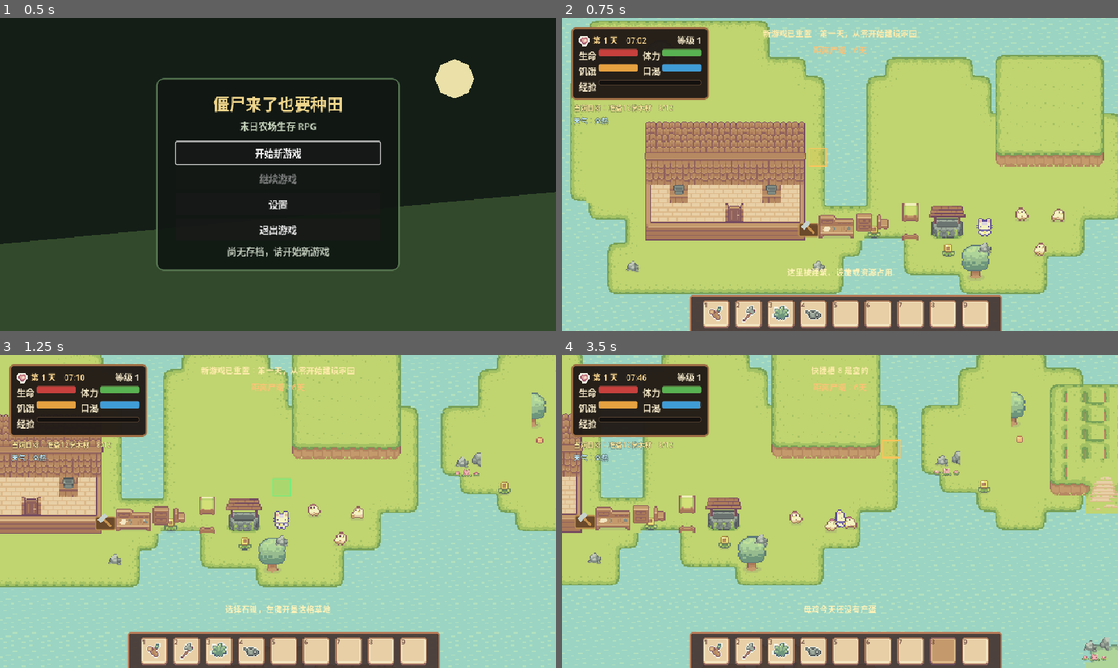
Above: before the commit, frames 1-4 (two rows, left to right).
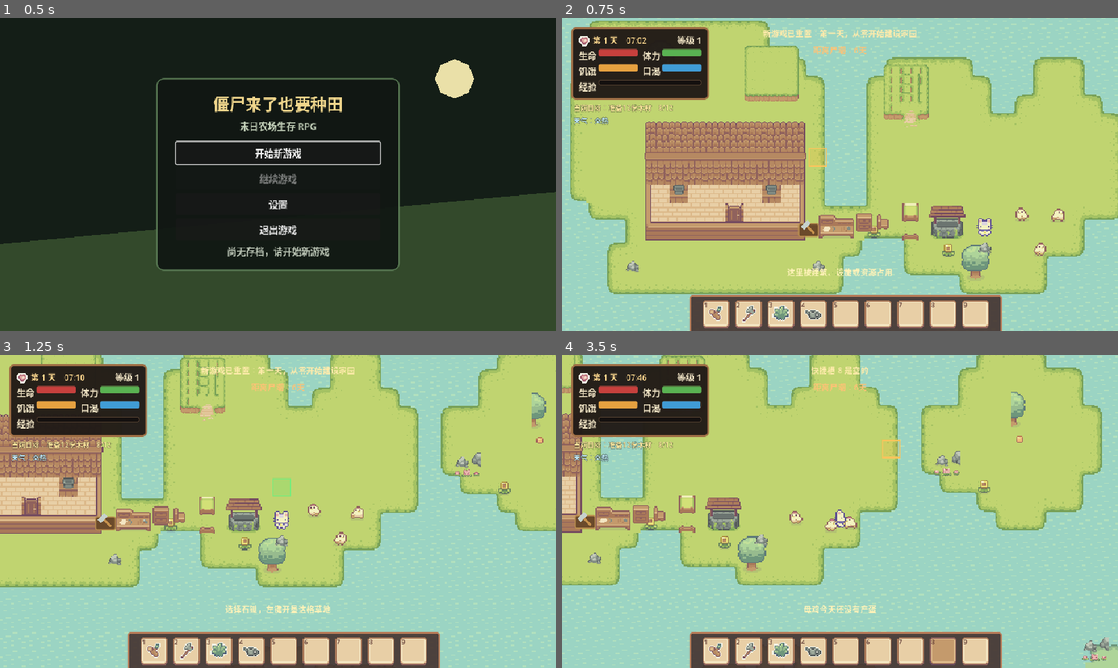
Above: after the commit, the same moments.

Repository: fanfanhappy/zombie-farm-survival
Game: Godot game, scene res://scenes/ui/main_menu.tscn
Two runs of this game, one before a commit and one after it. Both use one fixed random seed, a clock stepped at 60 frames per second and the inputs below.
Inputs (mouse positions are in pixels of both pictures, inside the frame that each line leads up to):
- Up to frame 1 (0.5 s): no input
- Up to frame 2 (0.75 s): click "开始新游戏" at 0.5 s
- Up to frame 3 (1.25 s): no input
- Up to frame 4 (3.5 s): move the mouse to (962, 495) at 1.27 s; hold D (move_right) 1.28-2 s; hold X (dismantle_structure) 1.28-2 s; click (962, 495) at 1.42 s; drag from (728, 527) to (812, 574) at 2.02 s; move the mouse to (895, 442) at 2.77 s; hold D (move_right) from 2.78 s (still down); tap 8 (hotbar_slot_8) at 2.85 s

Frame 1 is identical in both runs. In frame 2, 4.7% of the frame differs, in the area x 32-98%, y 8-48%; in frame 3, 3.5%; in frame 4, 6.3%, in the area x 0-100%, y 0-51%.

Commit message:
恢复用户绘制的山丘图层显示参数

Diff:
--- a/scenes/game/game_world.tscn
+++ b/scenes/game/game_world.tscn
@@ -93,9 +93,6 @@
 tile_set = ExtResource("23_water_tileset")
 
 [node name="HillLayer" type="TileMapLayer" parent="GameWorld/TerrainLayers/WorldTileMap" unique_id=1268449844]
-z_index = -17
-position = Vector2(-16, -16)
-scale = Vector2(2, 2)
 tile_map_data = PackedByteArray("AAAcAAcAAAAAAAIAAAAdAAcAAAABAAIAAAAeAAcAAAABAAIAAAAfAAcAAAABAAIAAAAgAAcAAAABAAIAAAAdAA …(1008 unchanged characters)…
 tile_set = ExtResource("14_0dxck")
 
